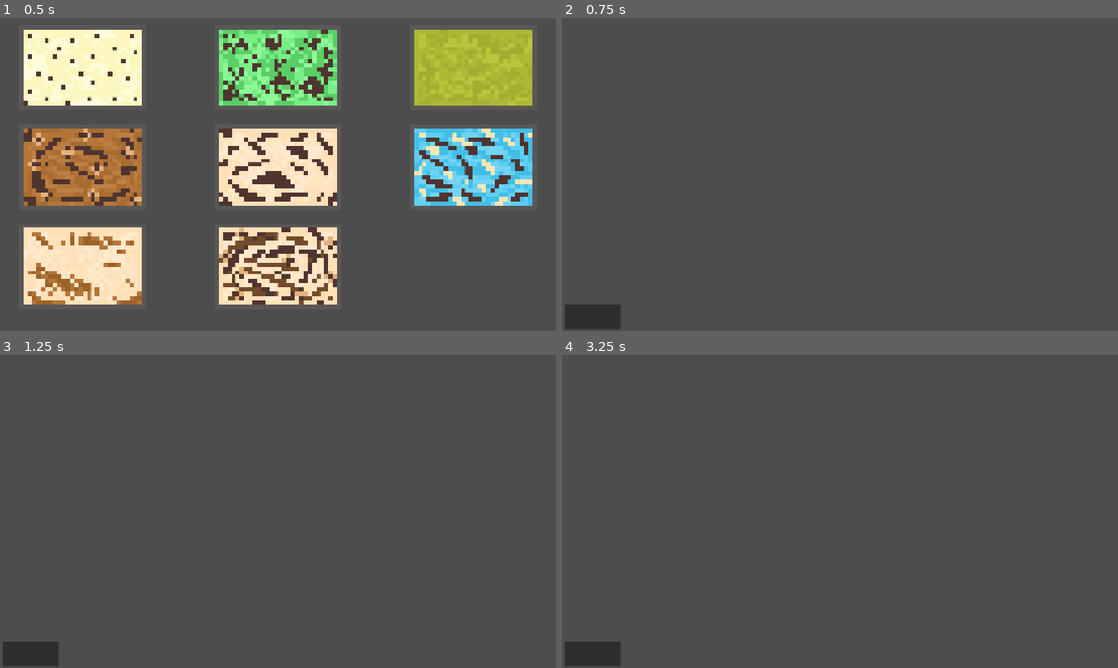
Above: before the commit, frames 1-4 (two rows, left to right).
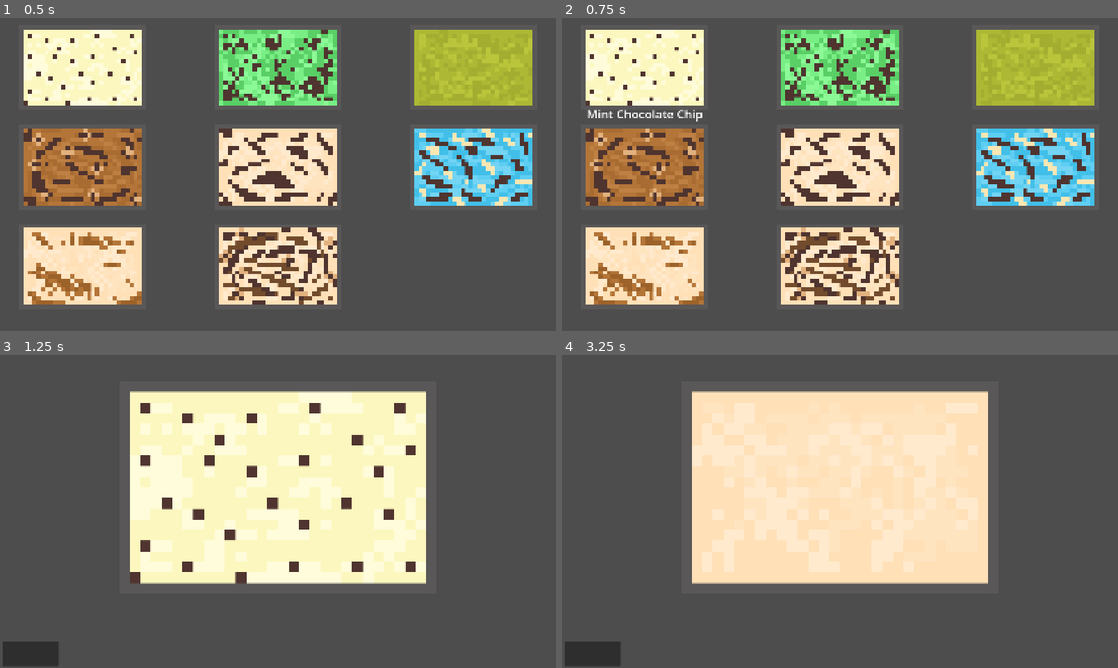
Above: after the commit, the same moments.

Repository: CISC104-F26/project5-Acevedo
Game: Godot game, scene res://scoop_2.tscn
Same seed, same stepped clock (60 frames per second), same inputs: the game is played once before the commit and once after it. This scene is started directly instead of the project's main scene. The engine's default icon, where the game draws it, is replaced by a stand-in: a white triangle on a blue panel in a dark square.
Inputs (mouse positions are in pixels of both pictures, inside the frame that each line leads up to):
- Up to frame 1 (0.5 s): no input
- Up to frame 2 (0.75 s): tap Enter at 0.5 s; move the mouse to (645, 68) at 0.52 s; hold D (move_right) from 0.53 s (still down); tap Space (Interact) at 0.6 s
- Up to frame 3 (1.25 s): keep holding D (move_right); click (83, 405) at 0.8 s
- Up to frame 4 (3.25 s): release D (move_right) at 1.25 s; click (595, 652) at 1.25 s; tap Space (Interact) at 2, 2.3, 2.85 s; move the mouse to (728, 527) at 2.02 s; hold S (move_down) 2.03-2.78 s; click (728, 527) at 2.1 s; tap Enter at 2.75 s; move the mouse to (645, 405) at 2.77 s; hold D (move_right) from 2.78 s (still down); click (645, 405) at 3.05 s

Frame 1 is identical in both runs. In frame 2, 43% of the frame differs, in the area x 0-96%, y 3-100%; in frame 3, 33%; in frame 4, 33%.

Commit message:
Scoop minigame preliminary

Diff:
--- a/final-project-make-a-game/1923_tub.gd
+++ b/final-project-make-a-game/1923_tub.gd
@@ -10,6 +10,7 @@
 # Called every frame. 'delta' is the elapsed time since the previous frame.
 func _process(delta: float) -> void:
 	if NINEscoopable and Input.is_action_just_pressed("select"):
+		Globalvar.scoopingNINE = true
 		get_tree().change_scene_to_file("res://scoop_minigame.tscn")
 	pass
 
--- a/final-project-make-a-game/an_tub.gd
+++ b/final-project-make-a-game/an_tub.gd
@@ -9,7 +9,8 @@
 
 # Called every frame. 'delta' is the elapsed time since the previous frame.
 func _process(delta: float) -> void:
-	if ANscoopable and Input.is_action_just_pressed("Interact"):
+	if ANscoopable and Input.is_action_just_pressed("select"):
+		Globalvar.scoopingAN = true
 		get_tree().change_scene_to_file("res://scoop_minigame.tscn")
 	pass
 
--- a/final-project-make-a-game/bht_tub.gd
+++ b/final-project-make-a-game/bht_tub.gd
@@ -11,6 +11,7 @@
 # Called every frame. 'delta' is the elapsed time since the previous frame.
 func _process(delta: float) -> void:
 	if BHTscoopable and Input.is_action_just_pressed("select"):
+		Globalvar.scoopingBHT = true
 		get_tree().change_scene_to_file("res://scoop_minigame.tscn")
 	pass
 
--- a/final-project-make-a-game/bing_tub.gd
+++ b/final-project-make-a-game/bing_tub.gd
@@ -9,7 +9,8 @@
 
 # Called every frame. 'delta' is the elapsed time since the previous frame.
 func _process(delta: float) -> void:
-	if BINGscoopable and Input.is_action_just_pressed("Interact"):
+	if BINGscoopable and Input.is_action_just_pressed("select"):
+		Globalvar.scoopingBING = true
 		get_tree().change_scene_to_file("res://scoop_minigame.tscn")
 	pass
 
--- a/final-project-make-a-game/bp_tub.gd
+++ b/final-project-make-a-game/bp_tub.gd
@@ -9,7 +9,8 @@
 
 # Called every frame. 'delta' is the elapsed time since the previous frame.
 func _process(delta: float) -> void:
-	if BPscoopable and Input.is_action_just_pressed("Interact"):
+	if BPscoopable and Input.is_action_just_pressed("select"):
+		Globalvar.scoopingBP = true
 		get_tree().change_scene_to_file("res://scoop_minigame.tscn")
 	pass
 
--- a/final-project-make-a-game/br_tub.gd
+++ b/final-project-make-a-game/br_tub.gd
@@ -9,7 +9,8 @@
 
 # Called every frame. 'delta' is the elapsed time since the previous frame.
 func _process(delta: float) -> void:
-	if BRscoopable and Input.is_action_just_pressed("Interact"):
+	if BRscoopable and Input.is_action_just_pressed("select"):
+		Globalvar.scoopingBR = true
 		get_tree().change_scene_to_file("res://scoop_minigame.tscn")
 	pass
 
--- a/final-project-make-a-game/cdd_tub.gd
+++ b/final-project-make-a-game/cdd_tub.gd
@@ -9,7 +9,8 @@
 
 # Called every frame. 'delta' is the elapsed time since the previous frame.
 func _process(delta: float) -> void:
-	if CDDscoopable and Input.is_action_just_pressed("Interact"):
+	if CDDscoopable and Input.is_action_just_pressed("select"):
+		Globalvar.scoopingCDD = true
 		get_tree().change_scene_to_file("res://scoop_minigame.tscn")
 	pass
 
--- a/final-project-make-a-game/choc_tub.gd
+++ b/final-project-make-a-game/choc_tub.gd
@@ -10,6 +10,7 @@
 # Called every frame. 'delta' is the elapsed time since the previous frame.
 func _process(delta: float) -> void:
 	if CHOCscoopable and Input.is_action_just_pressed("select"):
+		Globalvar.scoopingCHOC = true
 		get_tree().change_scene_to_file("res://scoop_minigame.tscn")
 	pass
 
--- a/final-project-make-a-game/cnc_tub.gd
+++ b/final-project-make-a-game/cnc_tub.gd
@@ -9,7 +9,8 @@
 
 # Called every frame. 'delta' is the elapsed time since the previous frame.
 func _process(delta: float) -> void:
-	if CNCscoopable and Input.is_action_just_pressed("Interact"):
+	if CNCscoopable and Input.is_action_just_pressed("select"):
+		Globalvar.scoopingCNC = true
 		get_tree().change_scene_to_file("res://scoop_minigame.tscn")
 	pass
 
--- a/final-project-make-a-game/coffee_tub.gd
+++ b/final-project-make-a-game/coffee_tub.gd
@@ -9,7 +9,8 @@
 
 # Called every frame. 'delta' is the elapsed time since the previous frame.
 func _process(delta: float) -> void:
-	if COFFEEscoopable and Input.is_action_just_pressed("Interact"):
+	if COFFEEscoopable and Input.is_action_just_pressed("select"):
+		Globalvar.scoopingCOFFEE = true
 		get_tree().change_scene_to_file("res://scoop_minigame.tscn")
 	pass
 
--- a/final-project-make-a-game/fluff_tub.gd
+++ b/final-project-make-a-game/fluff_tub.gd
@@ -10,6 +10,7 @@
 # Called every frame. 'delta' is the elapsed time since the previous frame.
 func _process(delta: float) -> void:
 	if FLUFFscoopable and Input.is_action_just_pressed("select"):
+		Globalvar.scoopingFLUFF = true
 		get_tree().change_scene_to_file("res://scoop_minigame.tscn")
 	pass
 
--- a/final-project-make-a-game/globalvar.gd
+++ b/final-project-make-a-game/globalvar.gd
@@ -1,3 +1,51 @@
 extends Node
 
 var savedposition
+var scoopingVAN = false
+var scoopingCHOC = false
+var scoopingFLUFF = false
+var scoopingRC = false
+var scoopingMUD = false
+var scoopingBHT = false
+var scoopingNINE = false
+var scoopingPCL = false
+var scoopingGMA = false
+var scoopingMCC = false
+var scoopingMNC = false
+var scoopingPGT = false
+var scoopingAN = false
+var scoopingCNC = false
+var scoopingNOM = false
+var scoopingTONA = false
+var scoopingCDD = false
+var scoopingPEACH = false
+var scoopingBR = false
+var scoopingSTRAW = false
+var scoopingCOFFEE = false
+var scoopingBP = false
+var scoopingBING = false
+var scoopingUBE = false
+var scoopedVAN = false
+var scoopedCHOC = false
+var scoopedFLUFF = false
+var scoopedRC = false
+var scoopedMUD = false
+var scoopedBHT = false
+var scoopedNINE = false
+var scoopedPCL = false
+var scoopedGMA = false
+var scoopedMCC = false
+var scoopedMNC = false
+var scoopedPGT = false
+var scoopedAN = false
+var scoopedCNC = false
+var scoopedNOM = false
+var scoopedTONA = false
+var scoopedCDD = false
+var scoopedPEACH = false
+var scoopedBR = false
+var scoopedSTRAW = false
+var scoopedCOFFEE = false
+var scoopedBP = false
+var scoopedBING = false
+var scoopedUBE = false
--- a/final-project-make-a-game/gma_tub.gd
+++ b/final-project-make-a-game/gma_tub.gd
@@ -11,6 +11,7 @@
 # Called every frame. 'delta' is the elapsed time since the previous frame.
 func _process(delta: float) -> void:
 	if GMAscoopable and Input.is_action_just_pressed("select"):
+		Globalvar.scoopingGMA = true
 		get_tree().change_scene_to_file("res://scoop_minigame.tscn")
 	pass
 
--- a/final-project-make-a-game/mcc_tub.gd
+++ b/final-project-make-a-game/mcc_tub.gd
@@ -9,7 +9,8 @@
 
 # Called every frame. 'delta' is the elapsed time since the previous frame.
 func _process(delta: float) -> void:
-	if MCCscoopable and Input.is_action_just_pressed("Interact"):
+	if MCCscoopable and Input.is_action_just_pressed("select"):
+		Globalvar.scoopingMCC = true
 		get_tree().change_scene_to_file("res://scoop_minigame.tscn")
 	pass
 
--- a/final-project-make-a-game/mnc_tub.gd
+++ b/final-project-make-a-game/mnc_tub.gd
@@ -9,7 +9,8 @@
 
 # Called every frame. 'delta' is the elapsed time since the previous frame.
 func _process(delta: float) -> void:
-	if MNCscoopable and Input.is_action_just_pressed("Interact"):
+	if MNCscoopable and Input.is_action_just_pressed("select"):
+		Globalvar.scoopingMNC = true
 		get_tree().change_scene_to_file("res://scoop_minigame.tscn")
 	pass
 
--- a/final-project-make-a-game/mud_tub.gd
+++ b/final-project-make-a-game/mud_tub.gd
@@ -10,6 +10,7 @@
 # Called every frame. 'delta' is the elapsed time since the previous frame.
 func _process(delta: float) -> void:
 	if MUDscoopable and Input.is_action_just_pressed("select"):
+		Globalvar.scoopingMUD = true
 		get_tree().change_scene_to_file("res://scoop_minigame.tscn")
 	pass
 
--- a/final-project-make-a-game/nom_tub.gd
+++ b/final-project-make-a-game/nom_tub.gd
@@ -9,7 +9,8 @@
 
 # Called every frame. 'delta' is the elapsed time since the previous frame.
 func _process(delta: float) -> void:
-	if NOMscoopable and Input.is_action_just_pressed("Interact"):
+	if NOMscoopable and Input.is_action_just_pressed("select"):
+		Globalvar.scoopingNOM = true
 		get_tree().change_scene_to_file("res://scoop_minigame.tscn")
 	pass
 
--- a/final-project-make-a-game/pcl_tub.gd
+++ b/final-project-make-a-game/pcl_tub.gd
@@ -10,6 +10,7 @@
 # Called every frame. 'delta' is the elapsed time since the previous frame.
 func _process(delta: float) -> void:
 	if PCLscoopable and Input.is_action_just_pressed("select"):
+		Globalvar.scoopingPCL = true
 		get_tree().change_scene_to_file("res://scoop_minigame.tscn")
 	pass
 
--- a/final-project-make-a-game/peach_tub.gd
+++ b/final-project-make-a-game/peach_tub.gd
@@ -9,7 +9,8 @@
 
 # Called every frame. 'delta' is the elapsed time since the previous frame.
 func _process(delta: float) -> void:
-	if PEACHscoopable and Input.is_action_just_pressed("Interact"):
+	if PEACHscoopable and Input.is_action_just_pressed("select"):
+		Globalvar.scoopingPEACH = true
 		get_tree().change_scene_to_file("res://scoop_minigame.tscn")
 	pass
 
--- a/final-project-make-a-game/pgt_tub.gd
+++ b/final-project-make-a-game/pgt_tub.gd
@@ -9,7 +9,8 @@
 
 # Called every frame. 'delta' is the elapsed time since the previous frame.
 func _process(delta: float) -> void:
-	if PGTscoopable and Input.is_action_just_pressed("Interact"):
+	if PGTscoopable and Input.is_action_just_pressed("select"):
+		Globalvar.scoopingPGT = true
 		get_tree().change_scene_to_file("res://scoop_minigame.tscn")
 	pass
 
--- a/final-project-make-a-game/player_character.gd
+++ b/final-project-make-a-game/player_character.gd
@@ -9,7 +9,6 @@
 const SPEED = 200.0
 
 func _ready() -> void:
-	$Instructions.text = ""
 	if Globalvar.savedposition:
 		position = Globalvar.savedposition
 
@@ -30,48 +29,42 @@
 	move_and_slide()
 
 func _process(delta: float) -> void:
-	if Cab1Scoopable and Input.is_action_just_pressed("Interact"):
+	if Input.is_action_just_pressed("Interact") and Cab1Scoopable:
 		Globalvar.savedposition = position
 		get_tree().change_scene_to_file("res://scoop_1.tscn")
-	elif Cab2Scoopable and Input.is_action_just_pressed("Interact"):
+	elif Input.is_action_just_pressed("Interact") and Cab2Scoopable:
 		Globalvar.savedposition = position
 		get_tree().change_scene_to_file("res://scoop_2.tscn")
-	elif Cab3Scoopable and Input.is_action_just_pressed("Interact"):
+	elif Input.is_action_just_pressed("Interact") and Cab3Scoopable:
 		Globalvar.savedposition = position
 		get_tree().change_scene_to_file("res://scoop_3.tscn")
 	else: pass
 
 func _on_scoop_cabinet_1_body_entered(body: Node2D) -> void:
-	print("Cabinet 1 is scoopable.")
 	Cab1Scoopable = true
 	$Instructions.text = "[SPACE] To Scoop"
 
 
 func _on_scoop_cabinet_1_body_exited(body: Node2D) -> void:
-	print("Cabinet 1 is no longer scoopable.")
 	Cab1Scoopable = false
 	$Instructions.text = ""
 
 
 func _on_scoop_cabinet_2_body_entered(body: Node2D) -> void:
-	print("Cabinet 2 is scoopable.")
 	Cab2Scoopable = true
 	$Instructions.text = "[SPACE] To Scoop"
 
 
 func _on_scoop_cabinet_2_body_exited(body: Node2D) -> void:
-	print("Cabinet 2 is no longer scoopable.")
 	Cab2Scoopable = false
 	$Instructions.text = ""
 
 
 func _on_scoop_cabinet_3_body_entered(body: Node2D) -> void:
-	print("Cabinet 3 is scoopable.")
 	Cab3Scoopable = true
 	$Instructions.text = "[SPACE] To Scoop"
 
 func _on_scoop_cabinet_3_body_exited(body: Node2D) -> void:
-	print("Cabinet 3 is no longer scoopable.")
 	Cab3Scoopable = false
 	$Instructions.text = ""
 
--- a/final-project-make-a-game/rc_tub.gd
+++ b/final-project-make-a-game/rc_tub.gd
@@ -10,6 +10,7 @@
 # Called every frame. 'delta' is the elapsed time since the previous frame.
 func _process(delta: float) -> void:
 	if RCscoopable and Input.is_action_just_pressed("select"):
+		Globalvar.scoopingRC = true
 		get_tree().change_scene_to_file("res://scoop_minigame.tscn")
 	pass
 
--- a/final-project-make-a-game/scoop_minigame.tscn
+++ b/final-project-make-a-game/scoop_minigame.tscn
@@ -1,6 +1,111 @@
 [gd_scene format=3 uid="uid://c4svy387fts7j"]
 
 [ext_resource type="Script" uid="uid://c65y8e0n46o30" path="res://test_return.gd" id="1_40nr7"]
+[ext_resource type="Texture2D" uid="uid://bjgytejviwph1" path="res://Assets/VANTub-32x.png" id="2_2bfxi"]
+[ext_resource type="Texture2D" uid="uid://sj13trq6x0e1" path="res://Assets/CHOCTub-32x.png" id="3_25cxu"]
+[ext_resource type="Texture2D" uid="uid://bx05l3qbh0w55" path="res://Assets/FLUFFTub-32x (1).png" id="4_dabi0"]
+[ext_resource type="Script" uid="uid://b8s2bhyd6hnd7" path="res://scoop_tub.gd" id="4_elj40"]
+[ext_resource type="Texture2D" uid="uid://ge4he7s0ysqj" path="res://Assets/RCTub-32x.png" id="5_i6pvx"]
+[ext_resource type="Texture2D" uid="uid://351hcahvaxhm" path="res://Assets/MUDTub-32x.png" id="6_mbxuq"]
+[ext_resource type="Texture2D" uid="uid://xu4u4qxyr44t" path="res://Assets/BHTTub-32x.png" id="7_86sin"]
+[ext_resource type="Texture2D" uid="uid://cjm84lcr2r6l5" path="res://Assets/1923Tub-32x.png" id="8_k0wly"]
+[ext_resource type="Texture2D" uid="uid://8em5ikxadeyr" path="res://Assets/PCLTub-32x.png" id="9_kkec3"]
+[ext_resource type="Texture2D" uid="uid://786tmfymx5ss" path="res://Assets/GMATub-32x.png" id="10_gbcvo"]
+[ext_resource type="Texture2D" uid="uid://bvkday2i422d4" path="res://Assets/MCCTub-32x.png" id="11_kpub5"]
+[ext_resource type="Texture2D" uid="uid://c873av8caq4n0" path="res://Assets/MNCTub-32x.png" id="12_omt00"]
+[ext_resource type="Texture2D" uid="uid://du0e8trj44itp" path="res://Assets/PGTTub-32x.png" id="13_6tdbe"]
+[ext_resource type="Texture2D" uid="uid://ctq31o3jn8tpi" path="res://Assets/ANTub-32x.png" id="14_kdi63"]
+[ext_resource type="Texture2D" uid="uid://bh7dk7fc20wrv" path="res://Assets/CNCTub-32x.png" id="15_hrutb"]
+[ext_resource type="Texture2D" uid="uid://ce3ln1befasdn" path="res://Assets/NOMTub-32x.png" id="16_qeygs"]
+[ext_resource type="Texture2D" uid="uid://dp8iyoqosbj4f" path="res://Assets/TONATub-32x.png" id="17_p4vnu"]
+[ext_resource type="Texture2D" uid="uid://c2hsoeummbkm8" path="res://Assets/CDDTub-32x.png" id="18_vle2d"]
+[ext_resource type="Texture2D" uid="uid://0k2dnct8vd2j" path="res://Assets/PEACHTub-32x.png" id="19_ai0et"]
+[ext_resource type="Texture2D" uid="uid://daiqgkngapian" path="res://Assets/BRTub-32x.png" id="20_s2iir"]
+[ext_resource type="Texture2D" uid="uid://cvi4w08t5hxus" path="res://Assets/STRAWTub-32x.png" id="21_c6f82"]
+[ext_resource type="Texture2D" uid="uid://rr647pm8cp6i" path="res://Assets/CoffeeTub-32x.png" id="22_t638f"]
+[ext_resource type="Texture2D" uid="uid://ddtnjss41dhy" path="res://Assets/BPTub-32x.png" id="23_2j85f"]
+[ext_resource type="Texture2D" uid="uid://bnnd2a061aomb" path="res://Assets/BINGTub-32x.png" id="24_70fi2"]
+[ext_resource type="Texture2D" uid="uid://bkqpt63nc70dx" path="res://Assets/UBETub-32x.png" id="25_v854r"]
+
+[sub_resource type="SpriteFrames" id="SpriteFrames_mxyc4"]
+animations = [{
+"frames": [{
+"duration": 1.0,
+"texture": ExtResource("2_2bfxi")
+}, {
+"duration": 1.0,
+"texture": ExtResource("3_25cxu")
+}, {
+"duration": 1.0,
+"texture": ExtResource("4_dabi0")
+}, {
+"duration": 1.0,
+"texture": ExtResource("5_i6pvx")
+}, {
+"duration": 1.0,
+"texture": ExtResource("6_mbxuq")
+}, {
+"duration": 1.0,
+"texture": ExtResource("7_86sin")
+}, {
+"duration": 1.0,
+"texture": ExtResource("8_k0wly")
+}, {
+"duration": 1.0,
+"texture": ExtResource("9_kkec3")
+}, {
+"duration": 1.0,
+"texture": ExtResource("10_gbcvo")
+}, {
+"duration": 1.0,
+"texture": ExtResource("11_kpub5")
+}, {
+"duration": 1.0,
+"texture": ExtResource("12_omt00")
+}, {
+"duration": 1.0,
+"texture": ExtResource("13_6tdbe")
+}, {
+"duration": 1.0,
+"texture": ExtResource("14_kdi63")
+}, {
+"duration": 1.0,
+"texture": ExtResource("15_hrutb")
+}, {
+"duration": 1.0,
+"texture": ExtResource("16_qeygs")
+}, {
+"duration": 1.0,
+"texture": ExtResource("17_p4vnu")
+}, {
+"duration": 1.0,
+"texture": ExtResource("18_vle2d")
+}, {
+"duration": 1.0,
+"texture": ExtResource("19_ai0et")
+}, {
+"duration": 1.0,
+"texture": ExtResource("20_s2iir")
+}, {
+"duration": 1.0,
+"texture": ExtResource("21_c6f82")
+}, {
+"duration": 1.0,
+"texture": ExtResource("22_t638f")
+}, {
+"duration": 1.0,
+"texture": ExtResource("23_2j85f")
+}, {
+"duration": 1.0,
+"texture": ExtResource("24_70fi2")
+}, {
+"duration": 1.0,
+"texture": ExtResource("25_v854r")
+}],
+"loop": 1,
+"name": &"default",
+"speed": 5.0
+}]
 
 [node name="ScoopMinigame" type="Node2D" unique_id=52742447]
 
@@ -11,4 +116,13 @@
 offset_bottom = 939.0
 script = ExtResource("1_40nr7")
 
+[node name="ScoopTub" type="AnimatedSprite2D" parent="." unique_id=613078531]
+position = Vector2(840, 400)
+sprite_frames = SubResource("SpriteFrames_mxyc4")
+script = ExtResource("4_elj40")
+
+[node name="ScoopProgress" type="TextureProgressBar" parent="ScoopTub" unique_id=355858806]
+offset_right = 40.0
+offset_bottom = 40.0
+
 [connection signal="pressed" from="TestReturn" to="TestReturn" method="_on_pressed"]
--- /dev/null
+++ b/final-project-make-a-game/scoop_tub.gd
@@ -0,0 +1,111 @@
+extends AnimatedSprite2D
+
+var hardness = 0
+
+# Called when the node enters the scene tree for the first time.
+func _ready() -> void:
+	if Globalvar.scoopingVAN:
+		frame = 0
+		hardness = randi_range(6,12)
+	elif Globalvar.scoopingCHOC:
+		frame = 1
+		hardness = randi_range(10,25)
+	elif Globalvar.scoopingFLUFF:
+		frame = 2
+		hardness = randi_range(15,30)
+	elif Globalvar.scoopingRC:
+		frame = 3
+		hardness = randi_range(5,10)
+	elif Globalvar.scoopingMUD:
+		frame = 4
+		hardness = randi_range(6,30)
+	elif Globalvar.scoopingBHT:
+		frame = 5
+		hardness = randi_range(10,20)
+	elif Globalvar.scoopingNINE:
+		frame = 6
+		hardness = randi_range(6,15)
+	elif Globalvar.scoopingPCL:
+		frame = 7
+		hardness = randi_range(15,60)
+	elif Globalvar.scoopingGMA:
+		frame = 8
+		hardness = randi_range(10,25)
+	elif Globalvar.scoopingMCC:
+		frame = 9
+		hardness = randi_range(8,16)
+	elif Globalvar.scoopingMNC:
+		frame = 10
+		hardness = randi_range(7,15)
+	elif Globalvar.scoopingPGT:
+		frame = 11
+		hardness = randi_range(5,15)
+	elif Globalvar.scoopingAN:
+		frame = 12
+		hardness = randi_range(10,25)
+	elif Globalvar.scoopingCNC:
+		frame = 13
+		hardness = randi_range(7,15)
+	elif Globalvar.scoopingNOM:
+		frame = 14
+		hardness = randi_range(10,25)
+	elif Globalvar.scoopingTONA:
+		frame = 15
+		hardness = randi_range(3,10)
+	elif Globalvar.scoopingCDD:
+		frame = 16
+		hardness = randi_range(5,20)
+	elif Globalvar.scoopingPEACH:
+		frame = 17
+		hardness = randi_range(8,25)
+	elif Globalvar.scoopingBR:
+		frame = 18
+		hardness = randi_range(5,10)
+	elif Globalvar.scoopingSTRAW:
+		frame = 19
+		hardness = randi_range(8,20)
+	elif Globalvar.scoopingCOFFEE:
+		frame = 20
+		hardness = randi_range(8,20)
+	elif Globalvar.scoopingBP:
+		frame = 21
+		hardness = randi_range(2,8)
+	elif Globalvar.scoopingBING:
+		frame = 22
+		hardness = randi_range(8,24)
+	elif Globalvar.scoopingUBE:
+		frame = 23
+		hardness = randi_range(6,12)
+	else: push_error("An ice cream flavor was not found.")
+
+
+# Called every frame. 'delta' is the elapsed time since the previous frame.
+func _process(delta: float) -> void:
+	if Input.is_action_just_pressed("Interact"):
+		hardness -= 1
+	if hardness <= 0:
+		Globalvar.scoopingVAN = false
+		Globalvar.scoopingCHOC = false
+		Globalvar.scoopingFLUFF = false
+		Globalvar.scoopingRC = false
+		Globalvar.scoopingMUD = false
+		Globalvar.scoopingBHT = false
+		Globalvar.scoopingNINE = false
+		Globalvar.scoopingPCL = false
+		Globalvar.scoopingGMA = false
+		Globalvar.scoopingMCC = false
+		Globalvar.scoopingMNC = false
+		Globalvar.scoopingPGT = false
+		Globalvar.scoopingAN = false
+		Globalvar.scoopingCNC = false
+		Globalvar.scoopingNOM = false
+		Globalvar.scoopingTONA = false
+		Globalvar.scoopingCDD = false
+		Globalvar.scoopingPEACH = false
+		Globalvar.scoopingBR = false
+		Globalvar.scoopingSTRAW = false
+		Globalvar.scoopingCOFFEE = false
+		Globalvar.scoopingBP = false
+		Globalvar.scoopingBING = false
+		Globalvar.scoopingUBE = false
+		get_tree().change_scene_to_file("res://main_game.tscn")
--- a/final-project-make-a-game/straw_tub.gd
+++ b/final-project-make-a-game/straw_tub.gd
@@ -9,7 +9,8 @@
 
 # Called every frame. 'delta' is the elapsed time since the previous frame.
 func _process(delta: float) -> void:
-	if STRAWscoopable and Input.is_action_just_pressed("Interact"):
+	if STRAWscoopable and Input.is_action_just_pressed("select"):
+		Globalvar.scoopingSTRAW = true
 		get_tree().change_scene_to_file("res://scoop_minigame.tscn")
 	pass
 
--- a/final-project-make-a-game/test_return.gd
+++ b/final-project-make-a-game/test_return.gd
@@ -12,4 +12,28 @@
 
 
 func _on_pressed() -> void:
+	Globalvar.scoopingVAN = false
+	Globalvar.scoopingCHOC = false
+	Globalvar.scoopingFLUFF = false
+	Globalvar.scoopingRC = false
+	Globalvar.scoopingMUD = false
+	Globalvar.scoopingBHT = false
+	Globalvar.scoopingNINE = false
+	Globalvar.scoopingPCL = false
+	Globalvar.scoopingGMA = false
+	Globalvar.scoopingMCC = false
+	Globalvar.scoopingMNC = false
+	Globalvar.scoopingPGT = false
+	Globalvar.scoopingAN = false
+	Globalvar.scoopingCNC = false
+	Globalvar.scoopingNOM = false
+	Globalvar.scoopingTONA = false
+	Globalvar.scoopingCDD = false
+	Globalvar.scoopingPEACH = false
+	Globalvar.scoopingBR = false
+	Globalvar.scoopingSTRAW = false
+	Globalvar.scoopingCOFFEE = false
+	Globalvar.scoopingBP = false
+	Globalvar.scoopingBING = false
+	Globalvar.scoopingUBE = false
 	get_tree().change_scene_to_file("res://main_game.tscn")
--- a/final-project-make-a-game/tona_tub.gd
+++ b/final-project-make-a-game/tona_tub.gd
@@ -9,7 +9,7 @@
 
 # Called every frame. 'delta' is the elapsed time since the previous frame.
 func _process(delta: float) -> void:
-	if TONAscoopable and Input.is_action_just_pressed("Interact"):
+	if TONAscoopable and Input.is_action_just_pressed("select"):
 		get_tree().change_scene_to_file("res://scoop_minigame.tscn")
 	pass
 
--- a/final-project-make-a-game/ube_tub.gd
+++ b/final-project-make-a-game/ube_tub.gd
@@ -9,7 +9,8 @@
 
 # Called every frame. 'delta' is the elapsed time since the previous frame.
 func _process(delta: float) -> void:
-	if UBEscoopable and Input.is_action_just_pressed("Interact"):
+	if UBEscoopable and Input.is_action_just_pressed("select"):
+		Globalvar.scoopingUBE = true
 		get_tree().change_scene_to_file("res://scoop_minigame.tscn")
 	pass
 
--- a/final-project-make-a-game/van_tub.gd
+++ b/final-project-make-a-game/van_tub.gd
@@ -10,6 +10,7 @@
 # Called every frame. 'delta' is the elapsed time since the previous frame.
 func _process(delta: float) -> void:
 	if VANscoopable and Input.is_action_just_pressed("select"):
+		Globalvar.scoopingVAN = true
 		get_tree().change_scene_to_file("res://scoop_minigame.tscn")
 	pass
 
Not shown, added: final-project-make-a-game/scoop_tub.gd.uid
